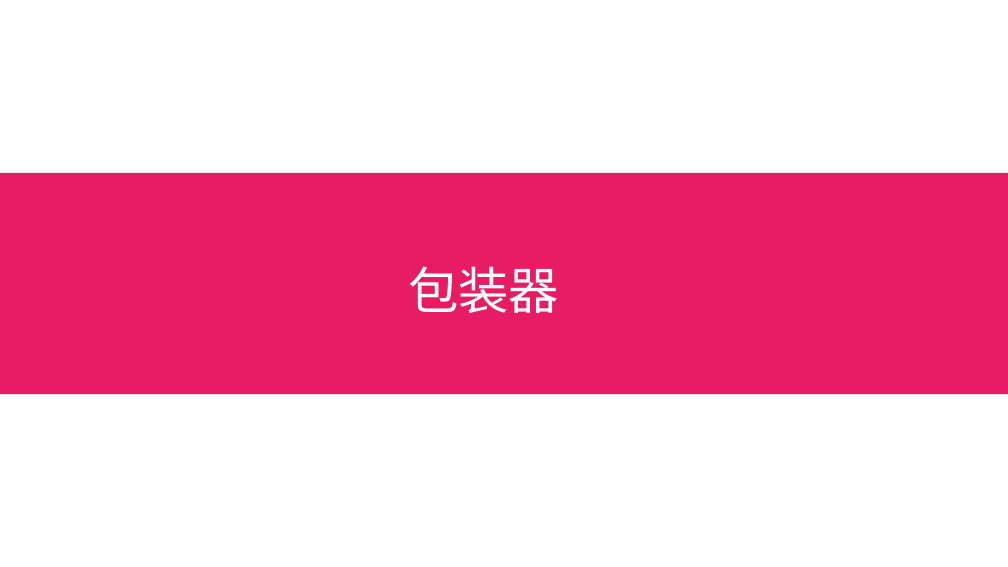
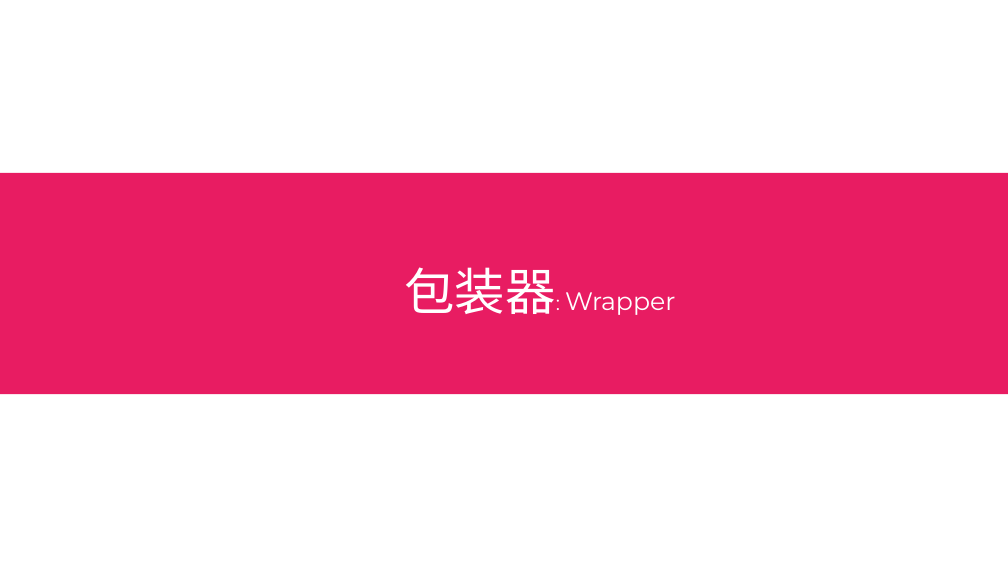
Before and after one commit to printfcoder/stack-rpc-tutorials, a slide deck: slide 21 of others/share/learning-go/【第一期】Go-Micro框架设计.pptx (slide 27 before the commit). Drawn at 1008x567 pixels with LibreOffice and Linux fonts; fonts in the diff are those of the drawing. Boxes give left, top, right and bottom in pixels: in the first picture for what was removed or moved away, otherwise in the second. Text is boxed around its words. In the diff, an @@ line names an element or a change of style, - is before the commit and + after.

```diff
--- a/others/share/learning-go/【第一期】Go-Micro框架设计.pptx
+++ b/others/share/learning-go/【第一期】Go-Micro框架设计.pptx
@@ title at (405, 267, 675, 315): text changed; size 36 to 18 pt @@
-包装器
+包装器: Wrapper
```
Also in this commit, not shown: 5 other slides changed, 3 slides added, 9 slides removed.
